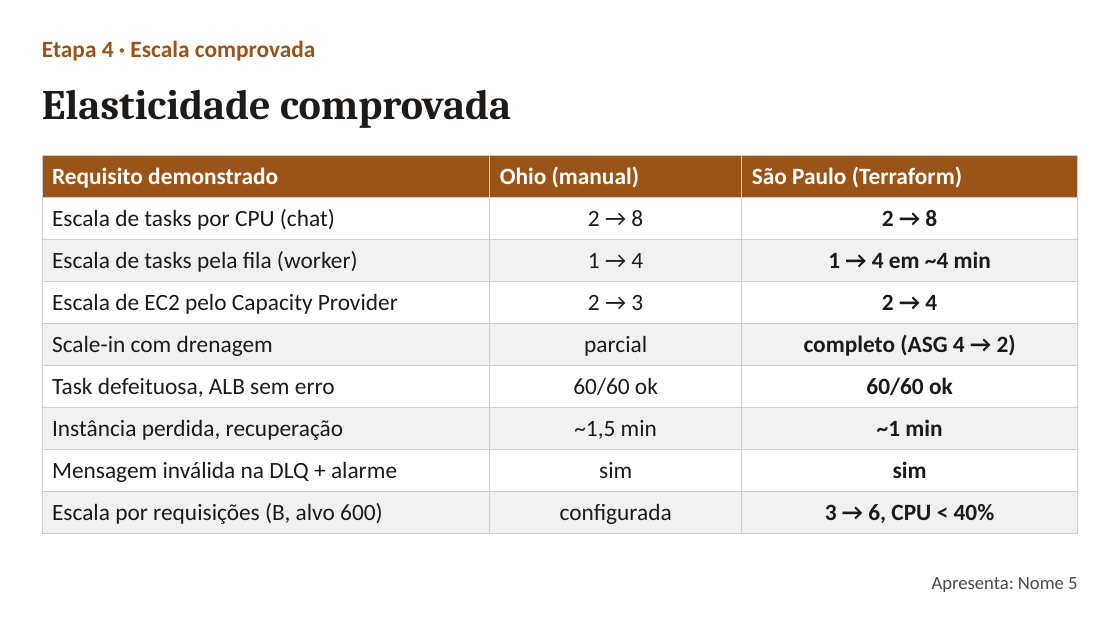
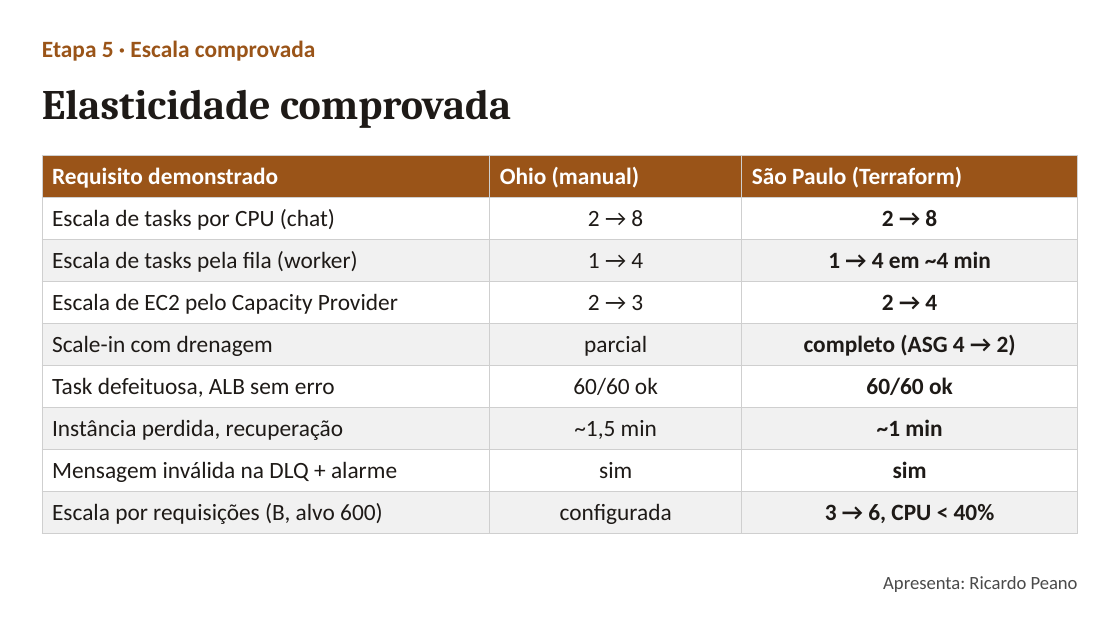
Before and after one commit to FelipeSuarez1/comercio-conversacional-aws, a slide deck: slide 14 of apresentacao/apresentacao-video.pptx. Drawn at 1120x630 pixels with LibreOffice and Linux fonts; fonts in the diff are those of the drawing. Boxes give left, top, right and bottom in pixels: in the first picture for what was removed or moved away, otherwise in the second. Text is boxed around its words. In the diff, an @@ line names an element or a change of style, - is before the commit and + after.

```diff
--- a/apresentacao/apresentacao-video.pptx
+++ b/apresentacao/apresentacao-video.pptx
@@ text at bbox=[42, 40, 316, 61]: text changed @@
-Etapa 4 · Escala comprovada
+Etapa 5 · Escala comprovada
@@ text at bbox=[883, 576, 1078, 592]: text changed @@
-Apresenta: Nome 5
+Apresenta: Ricardo Peano
```
Also in this commit, not shown: 8 other slides changed, 1 other file.
